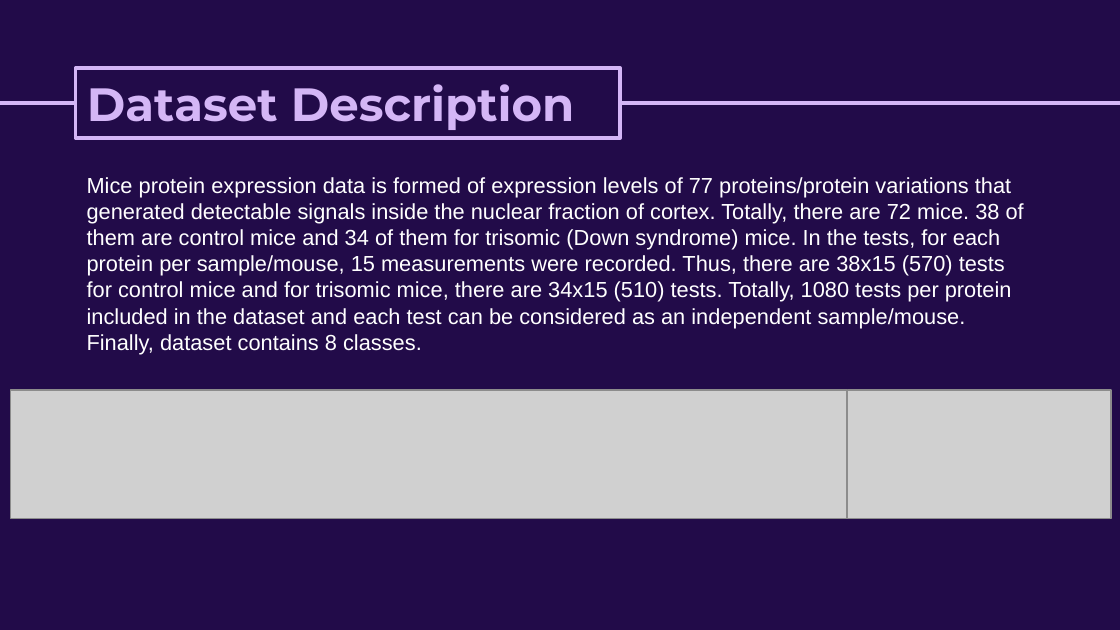
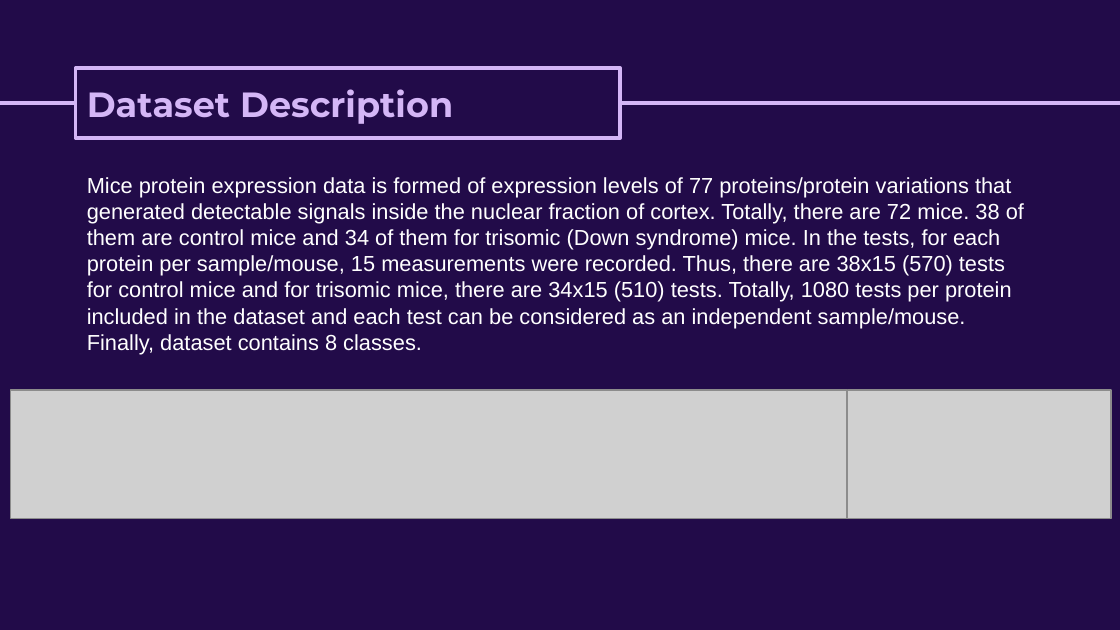
Before and after one commit to NurhandeAkyuz/Mice-Protein-Expression-Data-Analysis, a slide deck: slide 4 of Slides_data_mining_project2.pptx. Drawn at 1120x630 pixels with LibreOffice and Linux fonts; fonts in the diff are those of the drawing; grey boxes stand for pictures. Boxes give left, top, right and bottom in pixels: in the first picture for what was removed or moved away, otherwise in the second. Text is boxed around its words. In the diff, an @@ line names an element or a change of style, - is before the commit and + after.

```diff
--- a/Slides_data_mining_project2.pptx
+++ b/Slides_data_mining_project2.pptx
@@ title "Dataset Description" at <box>75,68,619,139</box>: size 30 to 22.5 pt @@
```
Also in this commit, not shown: 23 other slides changed, 3 slides added.
